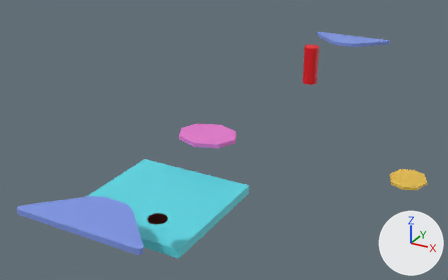
Two versions of the OBJ model 3DLv3_2023_vs2019/Project/BaseProject/BaseProject/res/Field/HopsAndHoops/Stage2(Base).obj, one commit apart.
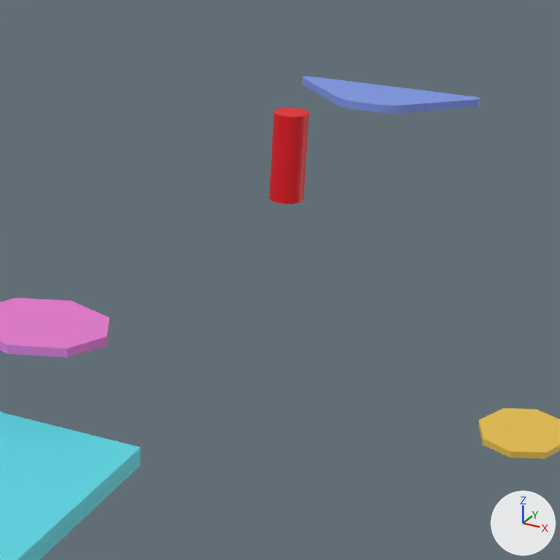
There are two pictures of each version: one whole from a 50 mm camera at (176.0, -179.0, 149.0) aimed at (-9.0, 158.0, -19.0), one close up on the part from 43% to 94% of the width and 0% to 83% of the height. Every picture has the same lights, and +X, +Y and +Z are marked at lower right. Where no turn or scale is listed for an object, it has been applied to the vertices.

In view in the first close-up: '円柱', '立方体.001', '立方体.007', '立方体.029', '立方体.036'.
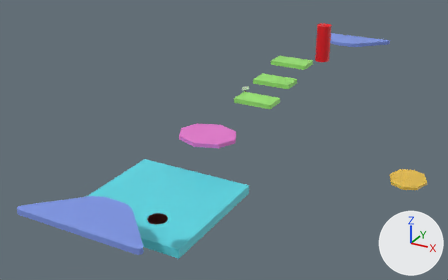
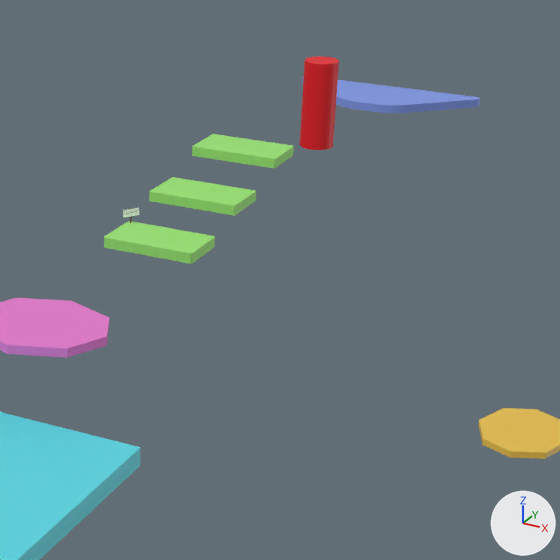
Pixel boxes (x1, y1, x2, y2) of what changed, in the close-ups (560 x 560 px):
'円柱', mesh moved: before (269, 108, 309, 204); after (300, 56, 339, 150)
'立方体.002', added (green): after (104, 221, 215, 264)
'立方体.003', added (green): after (149, 177, 256, 216)
'立方体.004', added (green): after (192, 134, 294, 168)
'平面', added: after (123, 208, 139, 223)

The change in detail:
Picture 'DashJump.png' (img_dashjump_png) is new.
Material 'マテリアル' (mat_マテリアル) is new.
Its base color is (0.328, 0.8, 0.17) (green #9be773).
Material 'マテリアル.007' (mat_マテリアル_007) is new.
Its texture is img_dashjump_png.
Material 'マテリアル.008' (mat_マテリアル_008) is new.
Its base color is (0.134, 0.0455, 0.0111) (brown #663c1b).
me_円柱 has 64 vertices, 94 faces and spans x -5.9..5.9, y 283.7..295.6, z -15.3..15.3.
me_円柱 is used by ob_円柱; location (0.0, 0.0, 0.0).
me_円柱 part 1: the whole mesh is moved by (0.0, 26.9, 12.2).
Mesh me_立方体_004 is new.
It has 56 vertices, 108 faces and spans x -14.1..14.1, y 240.3..256.6, z 11.0..14.1.
It uses material mat_マテリアル (green #9be773).
Mesh me_立方体_003 is new.
It has 56 vertices, 108 faces and spans x -14.1..14.1, y 210.1..226.4, z 4.7..7.8.
It uses material mat_マテリアル (green #9be773).
Mesh me_立方体_002 is new.
It has 56 vertices, 108 faces and spans x -14.1..14.1, y 180.5..196.8, z -0.6..2.5.
It uses material mat_マテリアル (green #9be773).
Mesh me_平面 is new.
It has 12 vertices, 14 faces and spans x -14.48..-10.78, y 193.71..197.19, z 1.4..7.02.
Faces by material slot: [2, 12].
It uses material mat_マテリアル_007 (picture img_dashjump_png).
It uses material mat_マテリアル_008 (brown #663c1b).
Object '立方体.004' (ob_立方体_004) is new; it shows me_立方体_004.
Its location is (0.0, 0.0, 0.0).
Object '立方体.003' (ob_立方体_003) is new; it shows me_立方体_003.
Its location is (0.0, 0.0, 0.0).
Object '立方体.002' (ob_立方体_002) is new; it shows me_立方体_002.
Its location is (0.0, 0.0, 0.0).
Object '平面' (ob_平面) is new; it shows me_平面.
Its location is (0.0, 0.0, 0.0).
